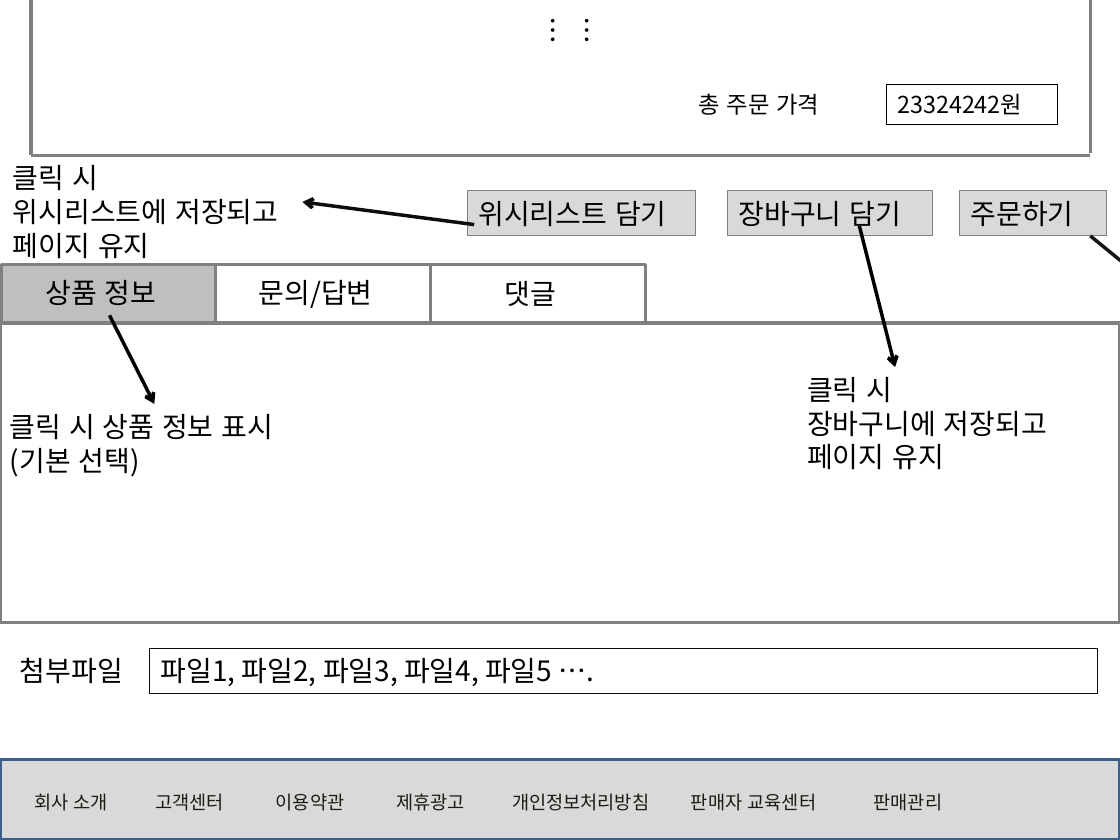
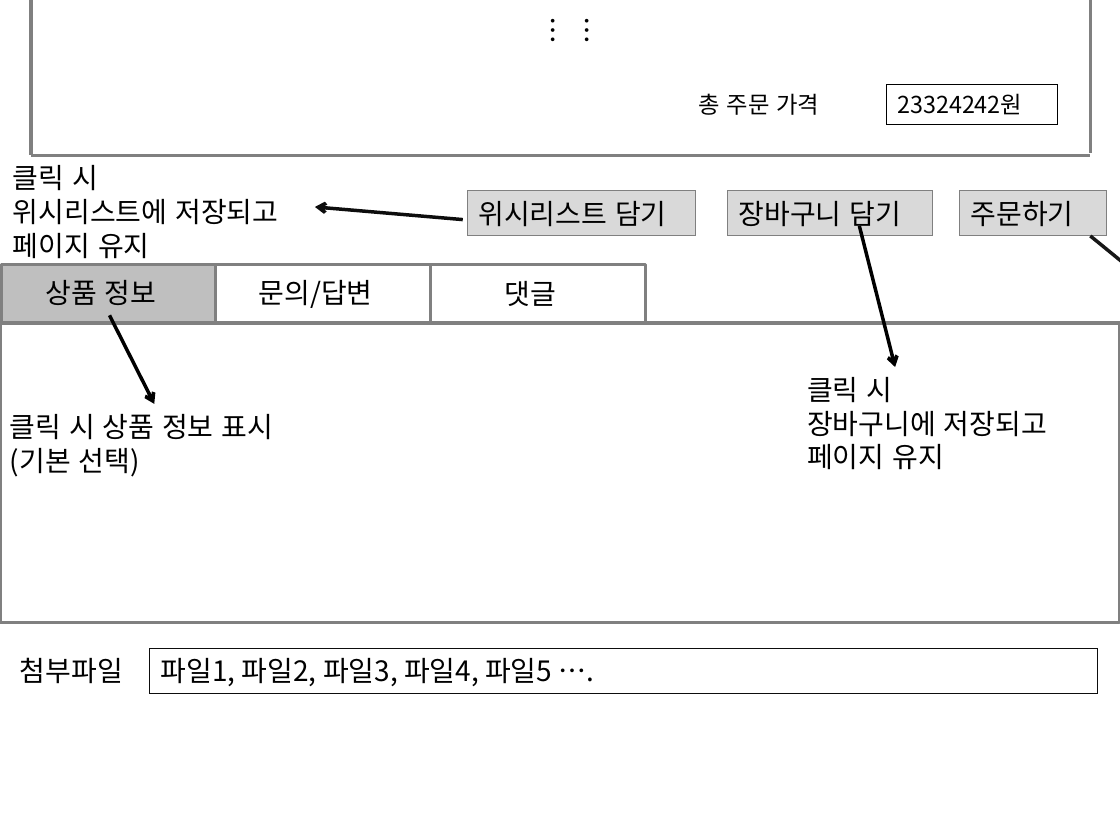
Before and after one commit to rosangels2/market, a slide deck: slide 12 of 포트폴리오/스토리보드/스토리보드.pptx. Drawn at 1120x840 pixels with LibreOffice and Linux fonts; fonts in the diff are those of the drawing. Boxes give left, top, right and bottom in pixels: in the first picture for what was removed or moved away, otherwise in the second. Text is boxed around its words. In the diff, an @@ line names an element or a change of style, - is before the commit and + after.

```diff
--- a/포트폴리오/스토리보드/스토리보드.pptx
+++ b/포트폴리오/스토리보드/스토리보드.pptx
@@ arrow moved from (474, 225) - (302, 202) to (463, 220) - (315, 207) @@
@@ rectangle removed at (0,759,1120,840) @@
@@ text removed at (34,793,943,811) @@
-회사 소개 고객센터 이용약관 제휴광고 개인정보처리방침 판매자 교육센터 판매관리
```
Also in this commit, not shown: 5 other slides changed, 1 other file.
